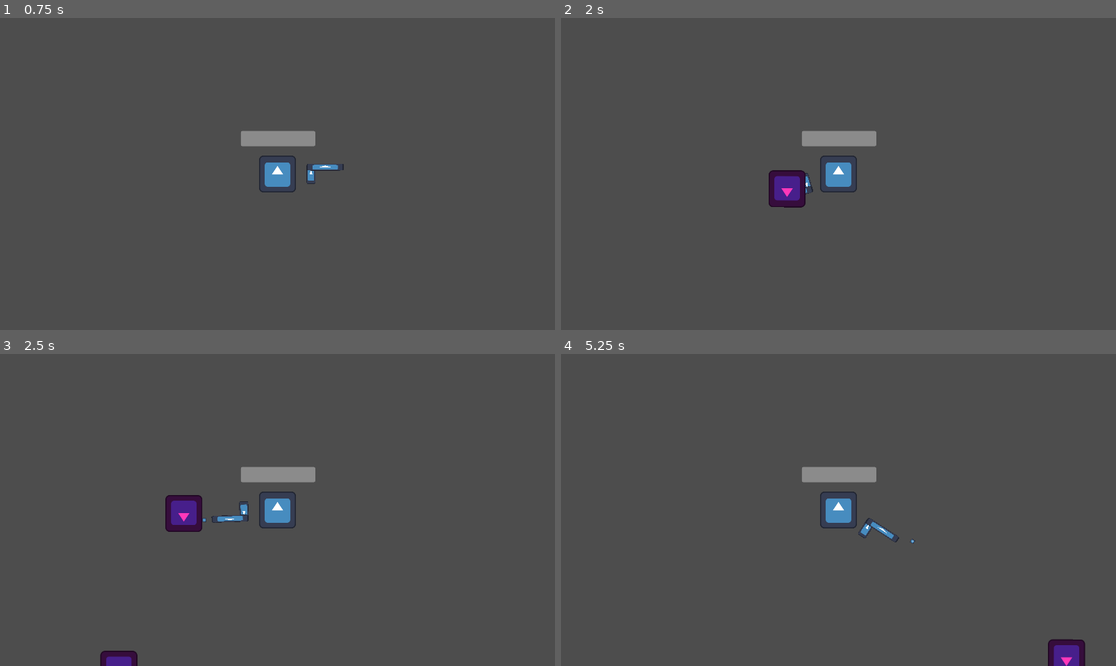
Above: before the commit, frames 1-4 (two rows, left to right).
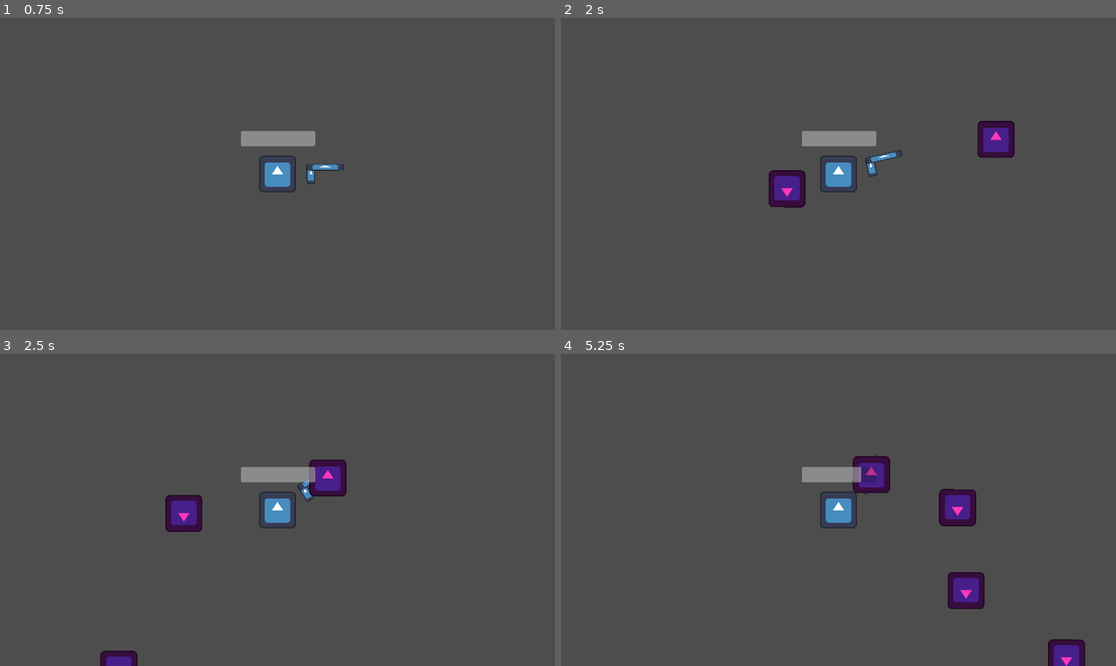
Above: after the commit, the same moments.

Repository: gdquest-demos/getting-started-with-godot-4
Game: Godot game, scene res://vampire_survivors/survivors.tscn
Two runs of this game, one before a commit and one after it. Both use one fixed random seed, a clock stepped at 60 frames per second and the inputs below. The project has no main scene, so this scene is started directly. The engine's default icon, where the game draws it, is replaced by a stand-in: a white triangle on a blue panel in a dark square.
Inputs (mouse positions are in pixels of both pictures, inside the frame that each line leads up to):
- Up to frame 1 (0.75 s): tap Enter at 0.5 s; move the mouse to (399, 158) at 0.52 s; hold D (move_right) from 0.53 s (still down)
- Up to frame 2 (2 s): tap Space (jump) at 0.77, 1.52 s; move the mouse to (727, 189) at 1.27 s; release D (move_right) at 1.28 s; hold S (move_back) from 1.28 s (still down)
- Up to frame 3 (2.5 s): move the mouse to (333, 441) at 2.02 s; release S (move_back) at 2.03 s; hold D (move_right) from 2.03 s (still down)
- Up to frame 4 (5.25 s): move the mouse to (810, 572) at 2.77 s; release D (move_right) at 2.78 s; hold W (move_forward) 2.78-3.53 s; tap Space (jump) at 3.02, 3.77, 4.52 s; move the mouse to (1005, 556) at 3.52 s; hold A (move_left) 3.53-5.03 s; move the mouse to (672, 463) at 4.27 s; move the mouse to (866, 510) at 5.02 s; hold S (move_back) from 5.03 s (still down)

Frame 1 is identical in both runs. In frame 2, 1.0% of the frame differs, in the area x 44-82%, y 32-57%; in frame 3, 1.0%; in frame 4, 2.5%, in the area x 52-77%, y 32-82%.

Commit message:
make gun shoot continuously, regardless of enemies

Diff:
--- a/vampire_survivors/Gun.gd
+++ b/vampire_survivors/Gun.gd
@@ -5,16 +5,16 @@
 
 func _process(delta):
 	var enemies_in_range = get_overlapping_bodies()
-	if enemies_in_range:
+	if enemies_in_range.size() > 0:
 		var target_enemy = enemies_in_range.front()
 		look_at(target_enemy.global_position)
-		if timer.is_stopped():
-			shoot_at(target_enemy)
 
-func shoot_at(target):
-	timer.start()
-
+func shoot():
 	const BULLET = preload("res://vampire_survivors/bullet_2d.tscn")
 	var new_bullet = BULLET.instantiate()
 	new_bullet.global_transform = shooting_point.global_transform
 	shooting_point.add_child(new_bullet)
+
+
+func _on_timer_timeout() -> void:
+	shoot()
